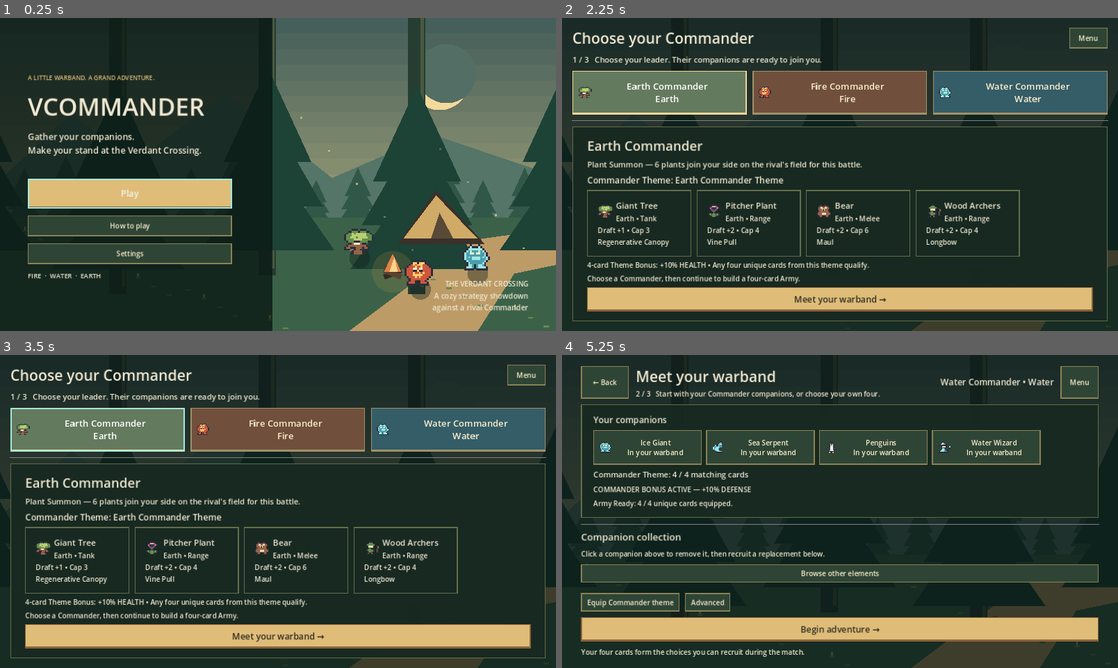
Above: before the commit, frames 1-4 (two rows, left to right).
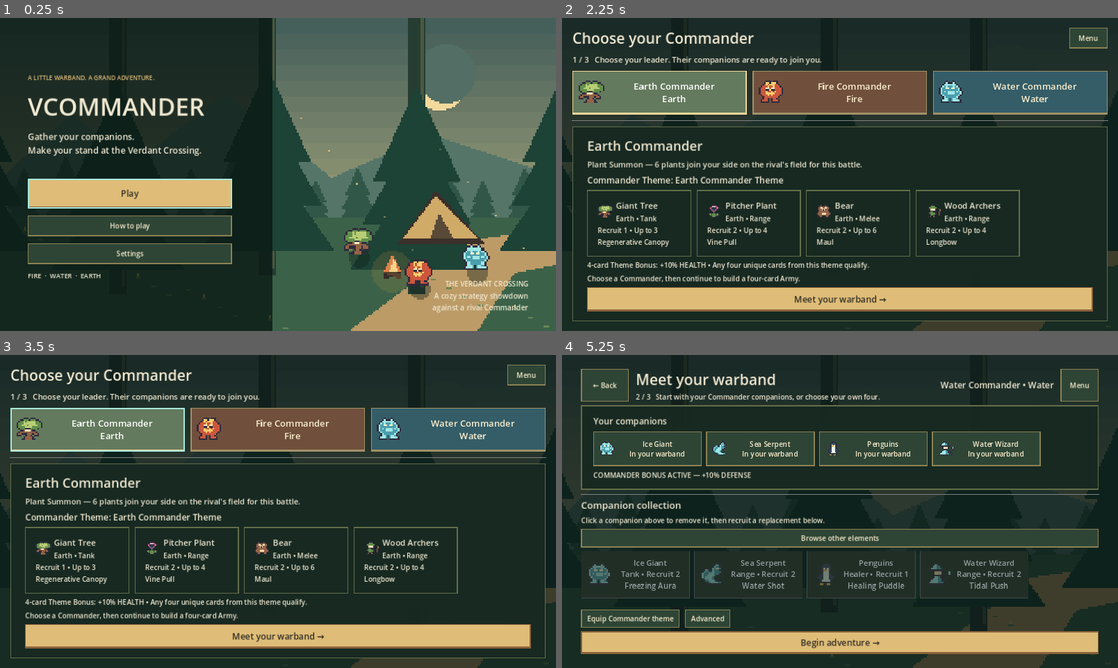
Above: after the commit, the same moments.

Repository: oaklanavery-hub/vcommander
Game: Godot game, scene res://scenes/main_menu/main_menu.tscn
Two runs of this game, one before a commit and one after it. Both use one fixed random seed, a clock stepped at 60 frames per second and the inputs below. Sound files missing from this copy of the repository are replaced by a short silence.
Inputs:
- Up to frame 1 (0.25 s): no input
- Up to frame 2 (2.25 s): click "How to play" at 0.5 s; click "Got it" at 1.25 s; click "Play" at 2 s
- Up to frame 3 (3.5 s): click "Earth Commander Earth" at 2.75 s
- Up to frame 4 (5.25 s): click "Fire Commander Fire" at 3.5 s; click "Water Commander Water" at 4.25 s; click "Meet your warband →" at 5 s

The runs differ from the first frame. In frame 1, 0.9% of the frame differs, in the area x 21-100%, y 19-100%; in frame 2, 1.9%; in frame 3, 1.9%; in frame 4, 27%, in the area x 0-100%, y 3-100%.

Commit message:
fix: keep collection visible and improve pixel UI readability

Diff:
--- a/assets/ui/fantasy_theme.tres
+++ b/assets/ui/fantasy_theme.tres
@@ -56,6 +56,14 @@
 border_width_bottom = 3
 border_color = Color(0.65, 0.91, 0.86, 1)
 
+[sub_resource type="StyleBoxFlat" id="progress_bg"]
+bg_color = Color(0.07, 0.12, 0.10, 1)
+content_margin_top = 3.0
+content_margin_bottom = 3.0
+
+[sub_resource type="StyleBoxFlat" id="progress_fill"]
+bg_color = Color(0.88, 0.74, 0.46, 1)
+
 [resource]
 default_font_size = 16
 Label/colors/font_color = Color(0.94, 0.91, 0.82, 1)
@@ -68,3 +76,5 @@
 Button/styles/focus = SubResource("focus")
 PanelContainer/styles/panel = SubResource("panel")
 RichTextLabel/colors/default_color = Color(0.92, 0.90, 0.82, 1)
+ProgressBar/styles/background = SubResource("progress_bg")
+ProgressBar/styles/fill = SubResource("progress_fill")
--- a/scripts/army_builder/army_builder.gd
+++ b/scripts/army_builder/army_builder.gd
@@ -20,6 +20,10 @@
 func _ready() -> void:
     ScreenStyle.apply(self)
     ScreenStyle.primary(begin_draft_button)
+    set_progress_label.hide()
+    get_node("Margin/Main/Footer").hide()
+    get_node("Margin/Main").add_theme_constant_override("separation", 8)
+    get_node("Margin/Main/CardScroll").custom_minimum_size.y = 108
     _filter_button.text = "Browse other elements"
     _filter_button.pressed.connect(_toggle_filter)
     var main := get_node("Margin/Main")
@@ -101,6 +105,7 @@
             slot.text = str(card.get("display_name", equipped[index])) + "\nIn your warband"
             slot.icon = UnitArt.icon(str(card["id"]), str(card["role"]), str(card["element"]))
             slot.add_theme_constant_override("icon_max_width", 40)
+            slot.expand_icon = true
             slot.texture_filter = CanvasItem.TEXTURE_FILTER_NEAREST
             slot.tooltip_text = "Click to remove this companion"
             slot.pressed.connect(_unequip_slot.bind(index))
@@ -127,8 +132,10 @@
         bonus_status_label.text = "Commander Bonus INACTIVE — all 4 cards must match this Commander theme"
 
     if GameState.army.is_full():
+        army_status_label.hide()
         army_status_label.text = "Army Ready: 4 / 4 unique cards equipped."
     else:
+        army_status_label.show()
         army_status_label.text = "Choose %d more unique card(s): %d / %d equipped." % [
             GameState.army.max_slots - GameState.army.size(),
             GameState.army.size(),
@@ -148,6 +155,7 @@
     var requested_seed := seed_input.text.strip_edges()
     if not requested_seed.is_empty():
         if not requested_seed.is_valid_int():
+            army_status_label.show()
             army_status_label.text = "Enter a whole number for the match seed."
             seed_input.grab_focus()
             return
--- a/scripts/combat/battlefield_view.gd
+++ b/scripts/combat/battlefield_view.gd
@@ -67,7 +67,7 @@
     return (_arena.position + Vector2(x / _field_width * _arena.size.x, y / _field_height * _arena.size.y)).round()
 
 func _draw() -> void:
-    draw_rect(Rect2(Vector2.ZERO, size), Color("172b32"))
+    draw_rect(Rect2(Vector2.ZERO, size), Color("172d28"))
     var height := maxf(1.0, size.y - 8.0)
     var width := height * _field_width / _field_height
     if width > size.x - 8.0:
@@ -144,7 +144,8 @@
             var id_value := str(card.get("id", ""))
             var count := int(config.get("unit_counts", {}).get(id_value, 0))
             draw_texture_rect(UnitArt.icon(id_value, str(card.get("role", "range")), str(card.get("element", "earth"))), Rect2(Vector2(x, y - 27), Vector2(30, 30)), false)
-            draw_string(ThemeDB.fallback_font, Vector2(x + 34, y - 4), "%s ×%d" % [str(card.get("display_name", "Unit")), count], HORIZONTAL_ALIGNMENT_LEFT, _arena.position.x - 60, 13, Color("eee2c3"))
+            draw_string(ThemeDB.fallback_font, Vector2(x + 34, y - 10), str(card.get("display_name", "Unit")), HORIZONTAL_ALIGNMENT_LEFT, _arena.position.x - 60, 12, Color("eee2c3"))
+            draw_string(ThemeDB.fallback_font, Vector2(x + 34, y + 8), "Recruited: %d" % count, HORIZONTAL_ALIGNMENT_LEFT, _arena.position.x - 60, 11, Color("a8b9a5"))
             y += 48
         var bonus: Dictionary = config.get("set_bonus", {})
         var bonus_text := "Theme inactive" if bonus.is_empty() else "+%d%% %s" % [int(bonus.get("percentage", 0)), str(bonus.get("stat", "")).replace("_", " ")]
--- a/scripts/commander_select/commander_select.gd
+++ b/scripts/commander_select/commander_select.gd
@@ -148,7 +148,7 @@
     stat_label.queue_free()
 
     var draft_label := Label.new()
-    draft_label.text = "Draft +%s • Cap %s" % [
+    draft_label.text = "Recruit %s • Up to %s" % [
         str(int(card.get("summon_amount", 0))),
         str(int(card.get("unit_cap", 0)))
     ]
--- a/scripts/main_menu/main_menu.gd
+++ b/scripts/main_menu/main_menu.gd
@@ -1,6 +1,6 @@
 extends Control
 
-const Backdrop = preload("res://scripts/presentation/forest_backdrop.gd")
+const Backdrop = preload("res://scripts/presentation/pixel_backdrop.gd")
 var play_button: Button
 
 func _ready() -> void:
--- /dev/null
+++ b/scripts/presentation/pixel_backdrop.gd
@@ -0,0 +1,19 @@
+extends SubViewportContainer
+
+const Painter = preload("res://scripts/presentation/forest_backdrop.gd")
+var camp := false
+
+func _ready() -> void:
+    set_anchors_and_offsets_preset(Control.PRESET_FULL_RECT)
+    mouse_filter = Control.MOUSE_FILTER_IGNORE
+    texture_filter = CanvasItem.TEXTURE_FILTER_NEAREST
+    stretch = true
+    stretch_shrink = 4
+    var viewport := SubViewport.new()
+    viewport.disable_3d = true
+    viewport.gui_disable_input = true
+    viewport.size = Vector2i(320, 180)
+    add_child(viewport)
+    var painter := Painter.new()
+    painter.camp = camp
+    viewport.add_child(painter)
--- a/scripts/presentation/screen_style.gd
+++ b/scripts/presentation/screen_style.gd
@@ -1,7 +1,7 @@
 class_name ScreenStyle
 extends RefCounted
 
-const Backdrop = preload("res://scripts/presentation/forest_backdrop.gd")
+const Backdrop = preload("res://scripts/presentation/pixel_backdrop.gd")
 
 static func apply(screen: Control) -> void:
     var background := Backdrop.new()
@@ -44,6 +44,8 @@
     button.add_theme_color_override("font_color", Color("302d24"))
     button.add_theme_color_override("font_hover_color", Color("302d24"))
     button.add_theme_color_override("font_pressed_color", Color("302d24"))
+    button.add_theme_color_override("font_focus_color", Color("302d24"))
+    button.add_theme_color_override("font_hover_pressed_color", Color("302d24"))
     button.add_theme_font_size_override("font_size", 20)
 
 static func card(button: Button, element: String) -> void:
@@ -61,6 +63,8 @@
     button.add_theme_stylebox_override("hover", hover)
     button.add_theme_stylebox_override("pressed", hover)
     button.add_theme_constant_override("icon_max_width", 64)
+    button.expand_icon = true
+    button.add_theme_font_size_override("font_size", 18)
 
 static func label(text: String, font_size: int = 18) -> Label:
     var result := Label.new()
--- a/tests/test_player_experience.gd
+++ b/tests/test_player_experience.gd
@@ -66,6 +66,22 @@
     await process_frame
     check(state.army.is_full(), "first-time flow equips a valid starter warband")
     check(not current_scene.begin_draft_button.disabled, "starter warband can begin immediately")
+    await process_frame
+    await process_frame
+    var collection: Control = current_scene.get_node("Margin/Main/CardScroll")
+    check(collection.size.y >= 104, "companion collection remains visible, not collapsed")
+    var visible_cards := 0
+    for button in current_scene.available_card_buttons.values():
+        if button.visible:
+            visible_cards += 1
+    check(visible_cards == 4, "collection initially shows Commander companions")
+    current_scene._toggle_filter()
+    visible_cards = 0
+    for button in current_scene.available_card_buttons.values():
+        if button.visible:
+            visible_cards += 1
+    check(visible_cards == 12, "browse other elements reveals the full collection")
+    current_scene._toggle_filter()
     check(state.begin_match(1729), "starter match can begin")
     var draft = await open_scene("res://scenes/draft/draft.tscn")
     var points: int = state.draft.selection_points
Not shown: 1 places in assets/ui/fantasy_theme.tres that only renumber resources
Not shown, added: scripts/presentation/pixel_backdrop.gd.uid
Not shown, changed: docs/DEVELOPMENT_STATUS.md
